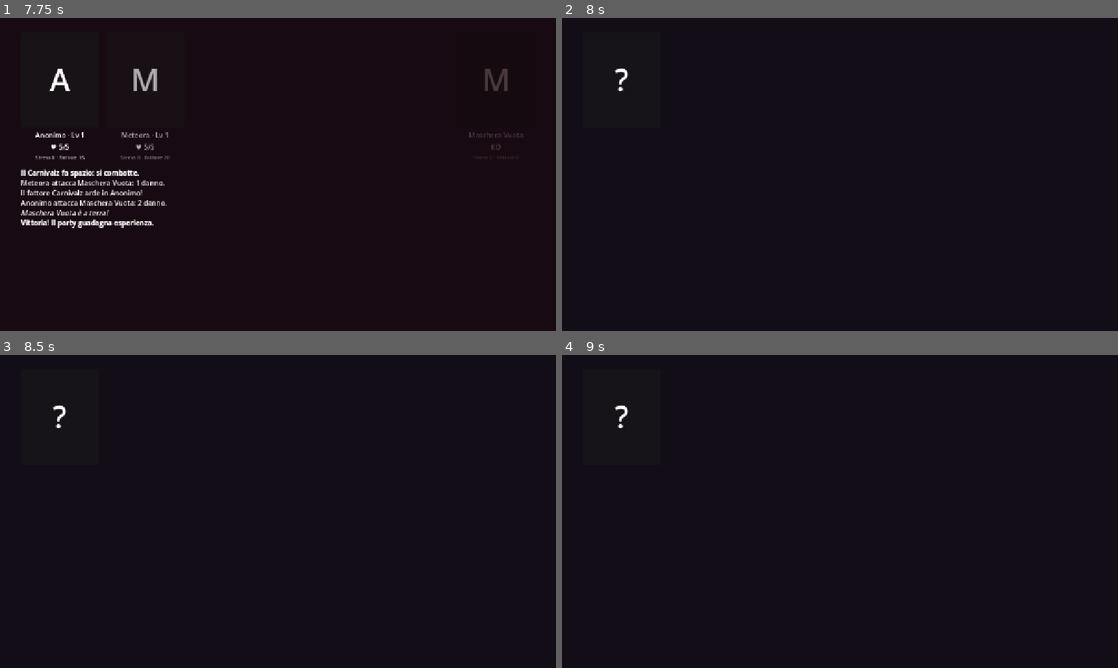
Above: before the commit, frames 1-4 (two rows, left to right).
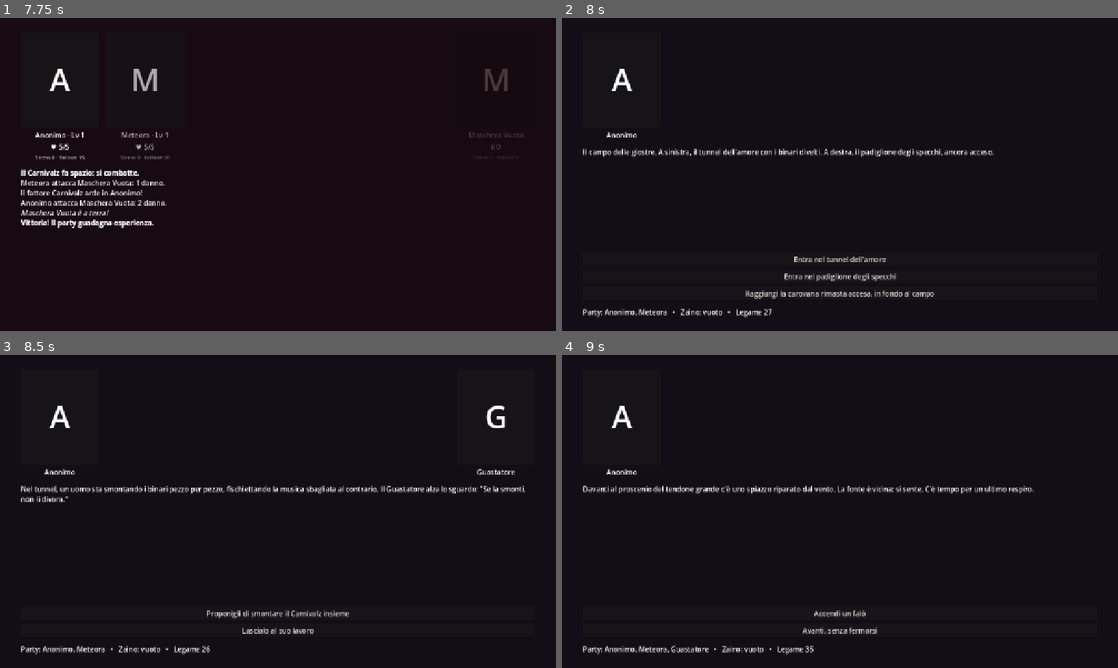
Above: after the commit, the same moments.

Repository: Rio-Chico-Devs/Carnivalz
Game: Godot game, scene res://scenes/Mappa.tscn
The game is run twice, just before and just after one commit, with the same random seed, the same clock (stepped at 60 frames per second) and the same inputs.
Inputs (mouse positions are in pixels of both pictures, inside the frame that each line leads up to):
- Up to frame 1 (7.75 s): click "!" at 0.5 s; click "Torna alla mappa" at 1.25 s; click "!" at 2 s; click "Inizia il Carnivalz" at 2.75 s; click "Taglia per il bosco" at 3.5 s; click "Chiedile di unirsi a te" at 4.25 s; click "Affrontala" at 5 s; click "Attacca Maschera Vuota" at 5.75 s; click "Attacca Maschera Vuota" at 6.5 s; tap Enter at 7.25 s; move the mouse to (400, 158) at 7.27 s; click (400, 158) at 7.42 s
- Up to frame 2 (8 s): no input
- Up to frame 3 (8.5 s): click (278, 596) at 8 s, where only the run after the commit has a clickable "Entra nel tunnel dell'amore"
- Up to frame 4 (9 s): click (840, 614) at 8.75 s, where only the run after the commit has a clickable "Proponigli di smontare il Car…"

Frame 1 is identical in both runs. In frame 2, 2.5% of the frame differs, in the area x 3-78%, y 16-96%; in frame 3, 2.6%, in the area x 3-95%, y 16-96%; in frame 4, 2.1%.

Commit message:
Speranza ed esito eroe: leve, Parla, ospiti, due finali
- Lore completa dei Carnivalz in docs/storia.md: mondi distorti dal
  trauma e dai sogni della fonte, i mostri sono i sofferenti, non c'e'
  colpa ne' cura; backstory canonica dell'Imbonitore (fama, virus,
  abbandono, la notte di gelo, la soglia critica)
- Due esiti alla vittoria contro una fonte: distruzione del pianeta
  (se_vinci) o esito eroe (se_vinci_eroe): il nucleo si riassorbe,
  pangea e reincarnazione
- Sistema Speranza in combattimento (solo se il nemico ha fonte: true):
  leve dai dati della fonte (oggetto/ospite/compagno, applicate all'inizio
  con testo), azione Parla (+10 e battute da dialoghi_speranza),
  +3 per colpo sopportato, +2 per giro; soglia per fonte
- Ospiti temporanei: chiave evento 'ospite', durano una campagna;
  il Vecchio Clown nella carovana del campo giostre
- La medaglia del vecchio circo (segreto del backstage) ora e' una leva
- Fix: le destinazioni post-combattimento venivano azzerate da
  premia/annulla prima di essere lette (vittoria -> nodo vuoto)
- Simulazione: mai eroe per caso attaccando e basta; con entrambe le
  leve l'eroe e' garantito quando vinci; parlare funziona ma espone

Co-Authored-By: Claude Fable 5 <noreply@anthropic.com>
Claude-Session: https://claude.ai/code/session_01AE7uzpDH1Lo1PHb29aXJxZ

Diff:
--- a/data/events.json
+++ b/data/events.json
@@ -42,7 +42,8 @@
 			"testo": "Il campo delle giostre. A sinistra, il tunnel dell'amore con i binari divelti. A destra, il padiglione degli specchi, ancora acceso.",
 			"scelte": [
 				{ "testo": "Entra nel tunnel dell'amore", "vai": "tunnel" },
-				{ "testo": "Entra nel padiglione degli specchi", "vai": "specchi" }
+				{ "testo": "Entra nel padiglione degli specchi", "vai": "specchi" },
+				{ "testo": "Raggiungi la carovana rimasta accesa, in fondo al campo", "vai": "carovana" }
 			]
 		},
 		"tunnel": {
@@ -58,6 +59,14 @@
 			"scelte": [
 				{ "testo": "Reggi lo sguardo e afferra la scheggia", "vai": "proscenio", "oggetto": "scheggia_di_specchio", "stress": 20 },
 				{ "testo": "Distogli lo sguardo e attraversa in fretta", "vai": "proscenio" }
+			]
+		},
+		"carovana": {
+			"testo": "Dentro la carovana, un vecchio clown rammenda un costume che nessuno indosserà più. È il migliore amico della fonte: l'unico che i mostri hanno risparmiato. \"Lo conoscevo prima del talento,\" dice. \"Portami da lui.\"",
+			"destra": "vecchio_clown",
+			"scelte": [
+				{ "testo": "Portalo con te fino alla pista", "vai": "proscenio", "ospite": "vecchio_clown", "legame": 5 },
+				{ "testo": "È troppo pericoloso: lascialo alla sua veglia", "vai": "proscenio" }
 			]
 		},
 		"proscenio": {
@@ -106,7 +115,7 @@
 			"testo": "Al centro della pista, l'Imbonitore ti aspetta a braccia aperte. \"Benvenuto, Anonimo. Ti aspettavamo.\" È lui la fonte. Il Carnivalz trattiene il fiato.",
 			"centro": "imbonitore",
 			"scelte": [
-				{ "testo": "Estingui la fonte", "combatti": ["imbonitore"], "se_vinci": "vittoria", "se_perdi": "sconfitta" }
+				{ "testo": "Estingui la fonte", "combatti": ["imbonitore"], "se_vinci": "vittoria", "se_vinci_eroe": "vittoria_eroe", "se_perdi": "sconfitta" }
 			]
 		},
 		"sconfitta": {
@@ -116,8 +125,15 @@
 			]
 		},
 		"vittoria": {
-			"testo": "L'Imbonitore si inchina. \"Alla prossima, allora.\" E si disfa in coriandoli neri. La fonte è estinta: questo mondo, per stavolta, resta suo. L'Organizzazione sarà avvisata.",
+			"testo": "La fonte si spegne senza una parola. Non c'era più niente da salvare: il nucleo cede, e l'Organizzazione segna il pianeta come perduto. Nessuna rinascita, stavolta. Solo silenzio dove c'era la musica sbagliata.",
 			"destra": "imbonitore",
+			"scelte": [
+				{ "testo": "Torna alla mappa stellare", "reset": true }
+			]
+		},
+		"vittoria_eroe": {
+			"testo": "Qualcosa cede — non il corpo: la maschera. L'Imbonitore guarda la pista vuota e, per la prima volta, la lascia andare. Il nucleo si imbeve di fattore Carnivalz e si riassorbe: una pangea nuova, vita nuova, e tutte le anime in fila per rinascere. L'Organizzazione lo chiamerà esito eroe. Tu lo chiami com'era: una festa, finita bene.",
+			"centro": "imbonitore",
 			"scelte": [
 				{ "testo": "Torna alla mappa stellare", "reset": true }
 			]
--- a/data/personaggi.json
+++ b/data/personaggi.json
@@ -19,6 +19,11 @@
 			"ritratto": "res://art/personaggi/giocoliere.png"
 		},
 		{
+			"id": "vecchio_clown",
+			"nome": "Il Vecchio Clown",
+			"ritratto": "res://art/personaggi/vecchio_clown.png"
+		},
+		{
 			"id": "imbonitore",
 			"nome": "L'Imbonitore",
 			"hp": 5,
@@ -26,7 +31,29 @@
 			"psiche": "concentrazione",
 			"fattore_base": 25,
 			"xp": 25,
-			"ritratto": "res://art/personaggi/imbonitore.png"
+			"ritratto": "res://art/personaggi/imbonitore.png",
+			"fonte": true,
+			"speranza_soglia": 60,
+			"leve": [
+				{
+					"tipo": "oggetto",
+					"id": "medaglia_del_vecchio_circo",
+					"speranza": 25,
+					"testo": "La medaglia del vecchio circo ti scivola dalla tasca e rotola fino al centro della pista. L'Imbonitore smette di sorridere."
+				},
+				{
+					"tipo": "ospite",
+					"id": "vecchio_clown",
+					"speranza": 30,
+					"testo": "Il Vecchio Clown scosta il sipario ed entra in pista, zoppicando. \"Sono ancora qui, vecchio mio. Io non me ne sono mai andato.\""
+				}
+			],
+			"dialoghi_speranza": [
+				"Ti ricordi gli applausi veri? Ce n'è stato almeno uno, prima della fama.",
+				"Non è colpa tua. È il mondo a essere ingiusto. Ma tu non sei il mondo.",
+				"La fame, il gelo, gli sguardi: li hai già battuti una volta. Puoi farlo ancora.",
+				"Questa festa può finire senza che muoia nessun altro."
+			]
 		}
 	]
 }
--- a/data/regole.json
+++ b/data/regole.json
@@ -9,6 +9,9 @@
 	"soglia_stress_sopraffatto": 80,
 	"stress_per_fattore": 25,
 	"legame_iniziale": 20,
+	"speranza_per_giro": 2,
+	"speranza_per_colpo_subito": 3,
+	"speranza_parla": 10,
 	"xp_base": 10,
 	"xp_esponente": 1.5,
 	"livello_massimo": 130,
--- a/scenes/Combattimento.tscn
+++ b/scenes/Combattimento.tscn
@@ -53,6 +53,13 @@
 layout_mode = 2
 theme_override_constants/separation = 16
 
+[node name="Speranza" type="Label" parent="Margini/Colonna"]
+unique_name_in_owner = true
+visible = false
+layout_mode = 2
+horizontal_alignment = 1
+theme_override_font_sizes/font_size = 18
+
 [node name="Diario" type="RichTextLabel" parent="Margini/Colonna"]
 unique_name_in_owner = true
 layout_mode = 2
--- a/scripts/Combattimento.gd
+++ b/scripts/Combattimento.gd
@@ -9,7 +9,7 @@
 # personaggio è sopraffatto e il fattore si spegne. Numeri in
 # data/regole.json, casualità solo dall'RNG seedato di GameState.
 
-signal azione_scelta(bersaglio: Dictionary)
+signal azione_scelta(azione: Dictionary)
 
 const SCENA_EVENTI := "res://scenes/Main.tscn"
 const SCENA_MAPPA := "res://scenes/Mappa.tscn"
@@ -17,21 +17,57 @@
 
 @onready var fila_party: HBoxContainer = %Party
 @onready var fila_nemici: HBoxContainer = %Nemici
+@onready var etichetta_speranza: Label = %Speranza
 @onready var diario: RichTextLabel = %Diario
 @onready var azioni: HBoxContainer = %Azioni
 
 var combattenti: Array[Dictionary] = []
 var in_corso := true
 var giocatore_ha_vinto := false
+
+# Esito eroe: se tra i nemici c'è una fonte, la speranza può convincerla.
+# Sale con le leve (oggetti/ospiti/compagni nei dati della fonte), parlando,
+# sopportando i colpi e prolungando lo scontro.
+var fonte: Dictionary = {}
+var speranza := 0
+var indice_dialogo := 0
 
 func _ready() -> void:
 	for id_classe in GameState.party:
 		aggiungi_combattente(id_classe, true)
 	for id_nemico in GameState.nemici_combattimento:
 		aggiungi_combattente(id_nemico, false)
+		var dati: Dictionary = GameState.personaggi.get(id_nemico, {})
+		if fonte.is_empty() and dati.get("fonte", false):
+			fonte = dati
 	combattenti.sort_custom(func(a, b): return a.velocita > b.velocita)
 	scrivi("[b]Il Carnivalz fa spazio: si combatte.[/b]")
+	if not fonte.is_empty():
+		etichetta_speranza.visible = true
+		applica_leve()
+		aggiorna_speranza(0)
 	esegui_scontro()
+
+func applica_leve() -> void:
+	for leva in fonte.get("leve", []):
+		var id_leva: String = leva.get("id", "")
+		var presente := false
+		match leva.get("tipo", ""):
+			"oggetto":
+				presente = id_leva in GameState.inventario
+			"ospite":
+				presente = id_leva in GameState.ospiti
+			"compagno":
+				presente = id_leva in GameState.party
+		if presente:
+			speranza += int(leva.get("speranza", 0))
+			scrivi("[i]%s[/i]" % leva.get("testo", ""))
+
+func aggiorna_speranza(quantita: int) -> void:
+	if fonte.is_empty():
+		return
+	speranza = clampi(speranza + quantita, 0, 100)
+	etichetta_speranza.text = "Speranza %d / %d" % [speranza, int(fonte.get("speranza_soglia", 100))]
 
 func aggiungi_combattente(id_personaggio: String, giocatore: bool) -> void:
 	var dati: Dictionary = GameState.personaggi.get(id_personaggio, {})
@@ -87,20 +123,25 @@
 					and GameState.rng.randf() < prob_extra:
 				scrivi("%s è in preda alla rabbia e attacca di nuovo!" % combattente.nome)
 				await esegui_turno(combattente)
+		if in_corso:
+			# prolungare lo scontro fa breccia nella fonte
+			aggiorna_speranza(int(GameState.regole.get("speranza_per_giro", 2)))
 	await get_tree().create_timer(1.4).timeout
 	_esci()
 
 func esegui_turno(attaccante: Dictionary) -> void:
 	evidenzia(attaccante)
-	var bersaglio: Dictionary
 	if attaccante.giocatore:
 		mostra_azioni()
-		bersaglio = await azione_scelta
+		var azione: Dictionary = await azione_scelta
+		if azione.get("parla", false):
+			parla(attaccante)
+		else:
+			attacca(attaccante, azione.bersaglio)
 	else:
 		await get_tree().create_timer(0.8).timeout
 		var possibili := vivi(true)
-		bersaglio = possibili[GameState.rng.randi_range(0, possibili.size() - 1)]
-	attacca(attaccante, bersaglio)
+		attacca(attaccante, possibili[GameState.rng.randi_range(0, possibili.size() - 1)])
 	# tenere acceso il fattore costa: lo stress sale a ogni azione
 	var passo := int(GameState.regole.get("stress_per_fattore", 25))
 	var costo := floori(attaccante.fattore / float(maxi(passo, 1)))
@@ -114,13 +155,27 @@
 	for nemico in vivi(false):
 		var bottone := Button.new()
 		bottone.text = "Attacca %s" % nemico.nome
-		bottone.pressed.connect(_scegli.bind(nemico))
+		bottone.pressed.connect(_scegli.bind({"bersaglio": nemico}))
 		azioni.add_child(bottone)
-
-func _scegli(bersaglio: Dictionary) -> void:
+	if not fonte.is_empty():
+		var bottone_parla := Button.new()
+		bottone_parla.text = "Parla"
+		bottone_parla.pressed.connect(_scegli.bind({"parla": true}))
+		azioni.add_child(bottone_parla)
+
+func _scegli(azione: Dictionary) -> void:
 	for figlio in azioni.get_children():
 		figlio.queue_free()
-	azione_scelta.emit(bersaglio)
+	azione_scelta.emit(azione)
+
+func parla(chi: Dictionary) -> void:
+	aggiorna_speranza(int(GameState.regole.get("speranza_parla", 10)))
+	var battute: Array = fonte.get("dialoghi_speranza", [])
+	if battute.is_empty():
+		scrivi("%s cerca le parole giuste." % chi.nome)
+		return
+	scrivi("%s: \"%s\"" % [chi.nome, battute[indice_dialogo % battute.size()]])
+	indice_dialogo += 1
 
 func attacca(attaccante: Dictionary, bersaglio: Dictionary) -> void:
 	var danno := int(GameState.regole.get("danno_attacco", 1))
@@ -141,12 +196,17 @@
 			danno = 0
 	if danno <= 0:
 		scrivi("%s attacca %s, che assorbe il colpo!" % [attaccante.nome, bersaglio.nome])
+		if bersaglio.giocatore:
+			aggiorna_speranza(int(GameState.regole.get("speranza_per_colpo_subito", 3)))
 		return
 	bersaglio.hp = maxi(bersaglio.hp - danno, 0)
 	scrivi("%s attacca %s: %d danno." % [attaccante.nome, bersaglio.nome, danno])
 	aggiorna_scheda(bersaglio)
 	if bersaglio.hp <= 0:
 		_su_ko(bersaglio)
+	elif bersaglio.giocatore:
+		# reggere in piedi sotto i colpi dimostra alla fonte che si può
+		aggiorna_speranza(int(GameState.regole.get("speranza_per_colpo_subito", 3)))
 
 func _su_ko(caduto: Dictionary) -> void:
 	scrivi("[i]%s è a terra![/i]" % caduto.nome)
@@ -222,17 +282,23 @@
 		if combattente.giocatore:
 			GameState.modifica_stress(combattente.id,
 					combattente.stress - GameState.stress_di(combattente.id))
+	# le destinazioni vanno lette PRIMA di premia/annulla, che le azzerano
+	var dopo_vittoria := GameState.nodo_se_vinci
+	var dopo_vittoria_eroe := GameState.nodo_se_vinci_eroe
+	var dopo_sconfitta := GameState.nodo_se_perdi
 	if giocatore_ha_vinto:
 		var xp_totale := 0
 		for combattente in combattenti:
 			if not combattente.giocatore:
 				xp_totale += combattente.xp
 		GameState.premia_vittoria(xp_totale)
-		GameState.nodo_corrente = GameState.nodo_se_vinci
+		var eroe := not fonte.is_empty() and dopo_vittoria_eroe != "" \
+				and speranza >= int(fonte.get("speranza_soglia", 100))
+		GameState.nodo_corrente = dopo_vittoria_eroe if eroe else dopo_vittoria
 		get_tree().change_scene_to_file(SCENA_EVENTI)
-	elif GameState.nodo_se_perdi != "":
-		GameState.nodo_corrente = GameState.nodo_se_perdi
+	elif dopo_sconfitta != "":
 		GameState.annulla_combattimento()
+		GameState.nodo_corrente = dopo_sconfitta
 		get_tree().change_scene_to_file(SCENA_EVENTI)
 	else:
 		GameState.reset_campagna()
--- a/scripts/GameState.gd
+++ b/scripts/GameState.gd
@@ -32,9 +32,11 @@
 var eventi: Dictionary = {}
 var nodo_corrente: String = ""
 var carnivalz_corrente: String = ""
+var ospiti: Array[String] = []       # personaggi temporanei della campagna
 
 var nemici_combattimento: Array = []
 var nodo_se_vinci: String = ""
+var nodo_se_vinci_eroe: String = ""
 var nodo_se_perdi: String = ""
 
 func _ready() -> void:
@@ -99,6 +101,7 @@
 	if id_protagonista != "":
 		classi_sbloccate.append(id_protagonista)
 		party.append(id_protagonista)
+	ospiti.clear()
 	eventi.clear()
 	nodo_corrente = ""
 	carnivalz_corrente = ""
@@ -170,9 +173,14 @@
 	if id_oggetto not in inventario:
 		inventario.append(id_oggetto)
 
-func prepara_combattimento(nemici: Array, se_vinci: String, se_perdi: String) -> void:
+func aggiungi_ospite(id_personaggio: String) -> void:
+	if personaggi.has(id_personaggio) and id_personaggio not in ospiti:
+		ospiti.append(id_personaggio)
+
+func prepara_combattimento(nemici: Array, se_vinci: String, se_vinci_eroe: String, se_perdi: String) -> void:
 	nemici_combattimento = nemici.duplicate()
 	nodo_se_vinci = se_vinci
+	nodo_se_vinci_eroe = se_vinci_eroe
 	nodo_se_perdi = se_perdi
 
 func premia_vittoria(xp_totale: int) -> void:
@@ -183,14 +191,16 @@
 func annulla_combattimento() -> void:
 	nemici_combattimento = []
 	nodo_se_vinci = ""
+	nodo_se_vinci_eroe = ""
 	nodo_se_perdi = ""
 
 func reset_campagna() -> void:
 	# fine campagna: roster, zaino, livelli, stress e legame restano;
-	# il party si scioglie
+	# il party si scioglie e gli ospiti tornano al loro mondo
 	party.clear()
 	if id_protagonista != "":
 		party.append(id_protagonista)
+	ospiti.clear()
 	eventi.clear()
 	nodo_corrente = ""
 	carnivalz_corrente = ""
--- a/scripts/Main.gd
+++ b/scripts/Main.gd
@@ -69,14 +69,16 @@
 		GameState.aggiungi_oggetto(scelta["oggetto"])
 	if scelta.has("lascia"):
 		GameState.rimuovi_classe(scelta["lascia"])
+	if scelta.has("ospite"):
+		GameState.aggiungi_ospite(scelta["ospite"])
 	if scelta.has("stress"):
 		for id_classe in GameState.party:
 			GameState.modifica_stress(id_classe, int(scelta["stress"]))
 	if scelta.has("legame"):
 		GameState.modifica_legame(int(scelta["legame"]))
 	if scelta.has("combatti"):
-		GameState.prepara_combattimento(scelta["combatti"],
-				scelta.get("se_vinci", ""), scelta.get("se_perdi", ""))
+		GameState.prepara_combattimento(scelta["combatti"], scelta.get("se_vinci", ""),
+				scelta.get("se_vinci_eroe", ""), scelta.get("se_perdi", ""))
 		get_tree().change_scene_to_file(SCENA_COMBATTIMENTO)
 		return
 	if scelta.get("reset", false):
Not shown, changed: README.md
Not shown, changed: docs/storia.md
